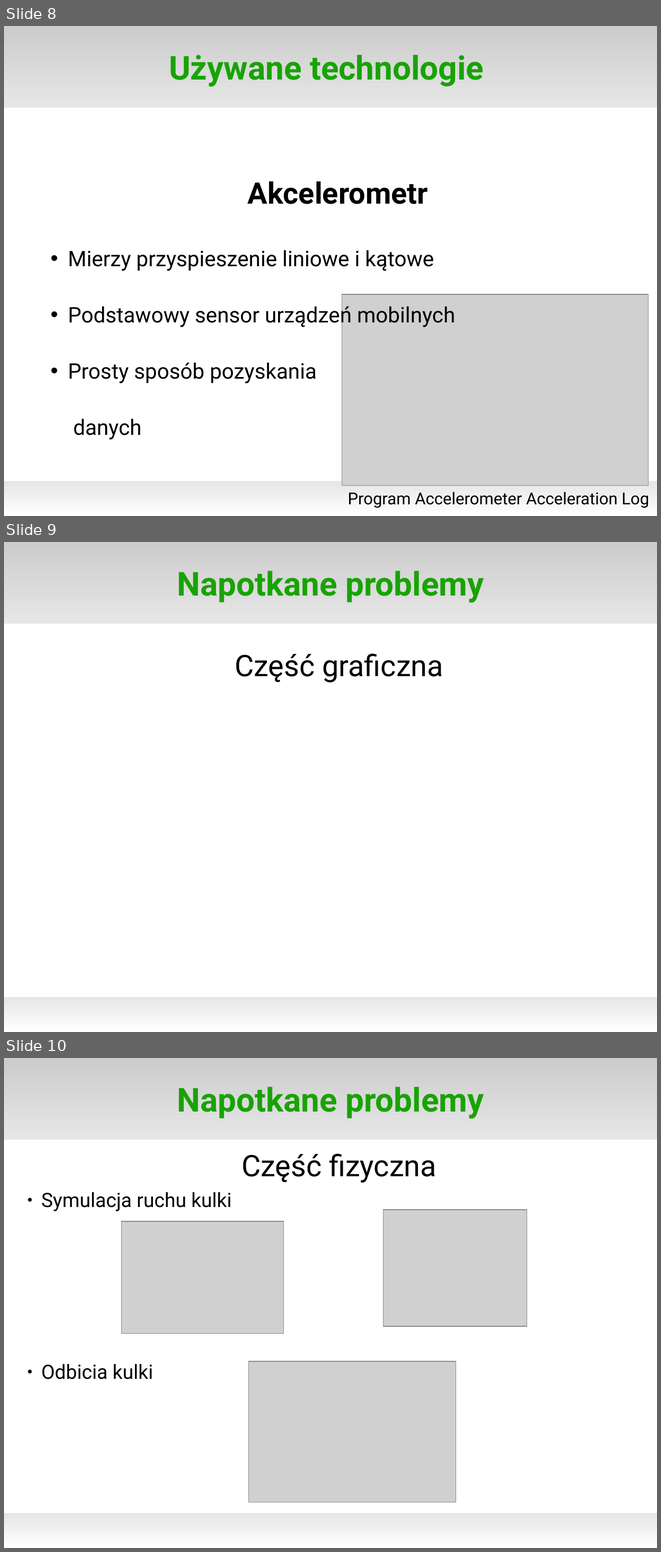
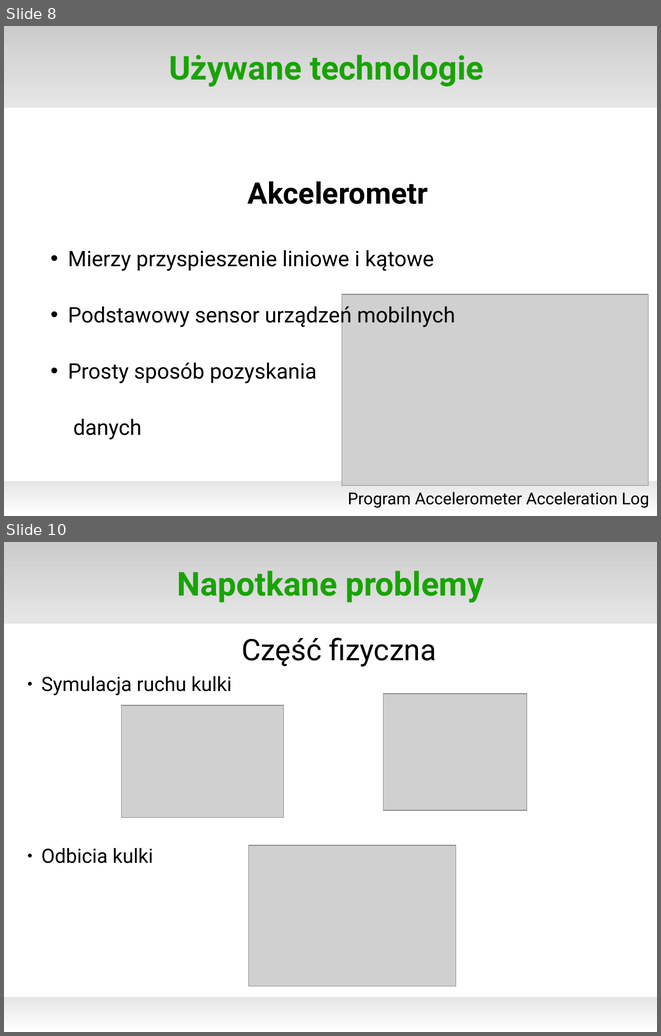
Before and after one commit to matkaczmarski/Praca-inzynierska, a slide deck: Prezentacja - obrona pracy/szablon-do-prezentacji.odp. Shown one above the other, each under a label of ours: slides 8, 9 and 10 before the commit, slides 8 and 10 after it; the slides between them are not shown. The pictures are 661x1552 and 661x1036 pixels, drawn with LibreOffice and Linux fonts; fonts in the diff are those of the drawing; grey boxes stand for pictures; background and template pictures are left out. Boxes give left, top, right and bottom in pixels: in the first picture for what was removed or moved away, otherwise in the second. Text is boxed around its words. In the diff, an @@ line names an element or a change of style, - is before the commit and + after.

```diff
--- a/Prezentacja - obrona pracy/szablon-do-prezentacji.odp
+++ b/Prezentacja - obrona pracy/szablon-do-prezentacji.odp
@@ slide 9 removed at box(4, 542, 657, 1032), background #FFFFFF; not listed: 2 template elements that a slide beside it also shows @@
@@ title removed at box(177, 571, 484, 603) @@
-Napotkane problemy
@@ text removed at box(235, 653, 443, 682) @@
-Część graficzna
```
Also in this commit, not shown: 2 slides changed, 1 slide added, 1 other slide removed.
